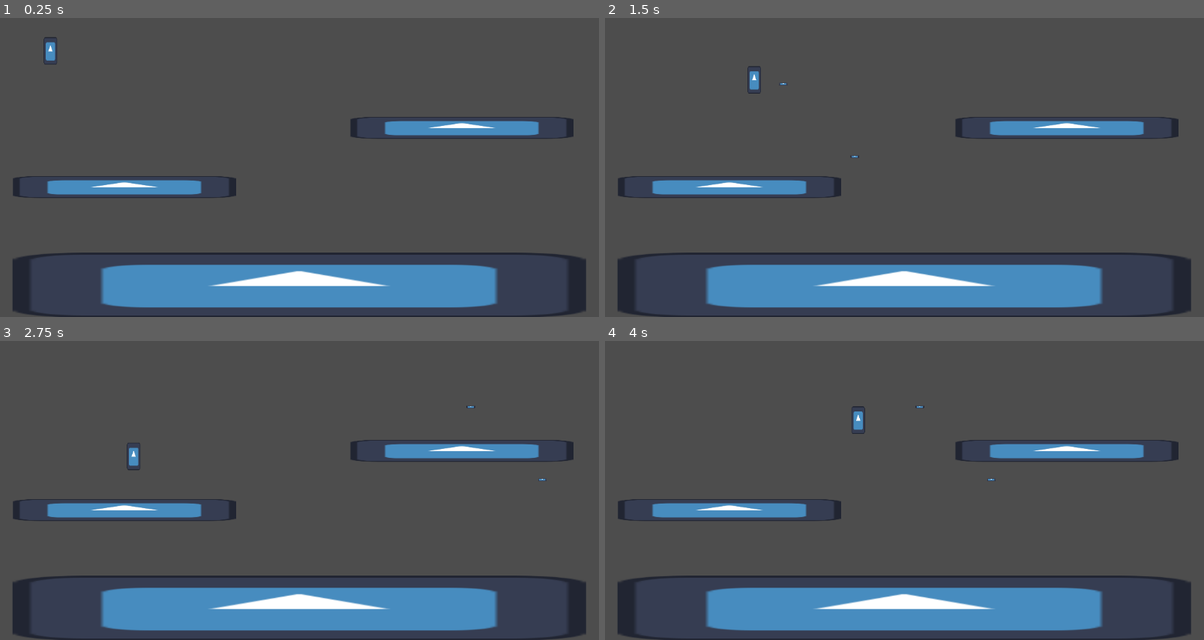
Above: before the commit, frames 1-4 (two rows, left to right).
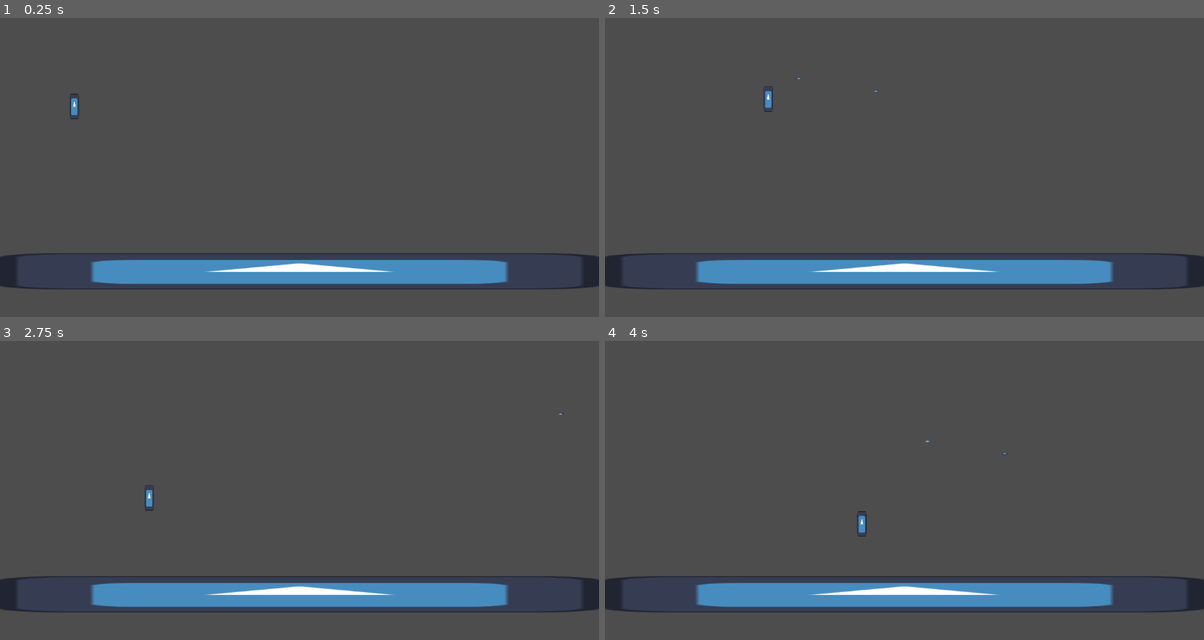
Above: after the commit, the same moments.

Repository: c-stev-en/BossRush2D
Game: Godot game, scene res://game_scene.tscn
Same seed, same stepped clock (60 frames per second), same inputs: the game is played once before the commit and once after it. Before the commit the project starts from res://2dplatformer.tscn. The engine's default icon, where the game draws it, is replaced by a stand-in: a white triangle on a blue panel in a dark square.
Inputs:
- Up to frame 1 (0.25 s): no input
- Up to frame 2 (1.5 s): tap Enter (ui_accept) at 0.5, 0.6 s; hold Right (ui_right) from 0.53 s (still down); tap Shift (ui_jump, bound only before the commit) at 0.77, 1.07 s; tap Z (ui_shoot) at 0.8, 1.35 s
- Up to frame 3 (2.75 s): tap Shift (ui_jump, bound only before the commit) at 1.52, 1.55, 1.82, 2.1 s; release Right (ui_right) at 2.03 s; hold Left (ui_left) from 2.03 s (still down); tap Enter (ui_accept) at 2.3 s
- Up to frame 4 (4 s): release Left (ui_left) at 2.78 s; hold Right (ui_right) from 2.78 s (still down); tap Enter (ui_accept) at 2.85 s; tap Shift (ui_jump, bound only before the commit) at 3.02, 3.32, 3.77, 3.8 s; tap Z (ui_shoot) at 3.05, 3.6 s

The runs differ from the first frame. In frame 1, 14% of the frame differs, in the area x 0-100%, y 6-100%; in frame 2, 14%; in frame 3, 14%; in frame 4, 14%, in the area x 0-100%, y 21-100%.

Commit message:
New stuff new 1st boss

Diff:
--- /dev/null
+++ b/BossScript.gd
@@ -0,0 +1,107 @@
+extends CharacterBody2D
+
+@onready var rng : RandomNumberGenerator = RandomNumberGenerator.new()
+@onready var speed : float = 100.0
+@onready var spin_speed : int = 220
+@onready var dir : int = 1
+@onready var value : int = 0
+@onready var bosstimer : Timer = $Timer
+@onready var Player : CharacterBody2D = get_tree().\
+	get_first_node_in_group("Player")
+@onready var bossWall_L : StaticBody2D = get_tree().\
+	get_first_node_in_group("bossWall_left")
+@onready var bossWall_R : StaticBody2D = get_tree().\
+	get_first_node_in_group("bossWall_right")
+@onready var spin : bool = false
+@onready var atk : bool = false
+@onready var waiter1 : bool = true
+var collider : Object
+var coll : bool
+var nodelay : bool = false
+var temp_playerpos : Vector2
+var temp_bosspos : int
+
+func _ready() -> void:
+	add_collision_exception_with(Player)
+	$AnimatedSprite2D.play("look")
+	$AnimatedSprite2D.flip_h = false
+	rng.seed = Time.get_ticks_msec()
+	bosstimer.start()
+
+func _physics_process(delta: float) -> void:
+	if (atk == false):
+		if !(spin):
+			velocity.x = dir * speed
+			coll = move_and_slide()
+		else:
+			global_position = global_position.move_toward(\
+				Vector2(temp_bosspos, 110), delta * spin_speed)
+			rotation -= 4 * delta
+			if (global_position.distance_to(\
+				Vector2(temp_bosspos, 110)) <= 8):
+				print("Val: ", value, ", Nodelay: ", nodelay, ", Spin: ", spin)
+				remove_collision_exception_with(bossWall_L)
+				remove_collision_exception_with(bossWall_R)
+				speed = 100.0
+				$AnimatedSprite2D.play("look")
+				print("timer start")
+				bosstimer.start()
+				spin = false
+
+		if (coll):
+			for i in get_slide_collision_count():
+				var collision := get_slide_collision(i)
+				collider = collision.get_collider()
+
+		if (position.y != 110 or rotation != 0) and !spin:
+			position.y = 110
+			rotation = 0
+
+		if is_on_wall() and ("bossWall" in collider.name) and !spin:
+			flip_dir()
+
+		#GET NEW RNG EVERY SECOND
+		if (Engine.get_process_frames() % 60 == 0 and !spin and nodelay):
+			if (waiter1):
+				value = rng.randi_range(0, 10)
+			if (value == 10 and !atk):
+				spin_atk(delta)
+				waiter1 = false
+				print("Attack call, waiter1 : ", waiter1)
+			print("newvalue: ", value)
+
+	if (atk == true):
+		if (global_position.distance_to(temp_playerpos) > 8):
+			global_position = global_position.move_toward(\
+			temp_playerpos, delta * spin_speed)
+
+			rotation += 4 * delta
+		if (global_position.distance_to(temp_playerpos) <= 8 and atk) :
+			await get_tree().create_timer(0.4, true, false, true).timeout
+			atk = false
+
+func flip_dir() -> void:
+	dir *= -1
+	$AnimatedSprite2D.flip_h = (dir < 0)
+	print(dir)
+
+func spin_atk(delta : float) -> void:
+	add_collision_exception_with(bossWall_L)
+	add_collision_exception_with(bossWall_R)
+	$AnimatedSprite2D.stop()
+	$AnimatedSprite2D.frame = 1
+	speed = 0.0
+	await get_tree().create_timer(1).timeout
+	spin = true
+	atk = true
+	value = 0
+	nodelay = false
+	temp_playerpos = Player.global_position
+	temp_bosspos = global_position.x
+	print("NO DELAY: ", nodelay)
+
+func _on_timer_timeout() -> void:
+	value = 0
+	nodelay = true
+	waiter1 = true
+	print("timer end, Nodelay: ", nodelay, ", waiter1: ", waiter1)
--- /dev/null
+++ b/Player.gd
@@ -0,0 +1,71 @@
+extends CharacterBody2D
+const bulletpath = preload("res://bullet.tscn")
+const SPEED : float = 180.0
+const JUMP_VELOCITY : float = -500.0
+var bulletpos : Vector2
+var jumpct : int = 1
+var dir
+var bulletct : int = 0
+signal bossHitt
+signal new_bullet(bullet_node : CharacterBody2D)
+
+func _physics_process(delta: float) -> void:
+	# Add the gravity.
+	if not is_on_floor():
+		velocity += get_gravity() * delta
+		if (jumpct == 2):
+			jumpct = 1
+	else:
+		jumpct = 2
+
+	# Handle jump.
+	if Input.is_action_just_pressed("ui_accept") and (jumpct > 0):
+		velocity.y = JUMP_VELOCITY
+
+	if Input.is_action_just_pressed("ui_shoot"):
+		bulletct = get_tree().get_nodes_in_group("BULLET").size()
+		print("bulletct: ", bulletct)
+		if (bulletct < 5):
+			shoot()
+
+	# Get the input direction and handle the movement/deceleration.
+	# As good practice, you should replace UI actions witwh custom gameplay actions.
+	var direction := Input.get_axis("ui_left", "ui_right")
+	if direction:
+		velocity.x = direction * SPEED
+	else:
+		velocity.x = move_toward(velocity.x, 0, SPEED)
+
+	#Set shooting direction upon change
+	if (Engine.get_process_frames() % 4 == 0):
+		if (direction == -1 and dir != -1):
+			dir = -1
+		if (direction == 1 and dir != 1):
+			dir = 1
+
+	# CHECK FOR COLLISION WITH BOSS WALLS
+	# CHECKS IF GROUND HAS SPRITE2D FOR COLLISION
+	for i in range(get_slide_collision_count()):
+		var collision_info = get_slide_collision(i)
+		if collision_info:
+			var collider = collision_info.get_collider()
+			if not collider or not (collider.has_node("Sprite2D") or collider.has_node("AnimatedSprite2D")):
+				add_collision_exception_with(collider)
+
+	move_and_slide()
+
+func shoot() -> void:
+	var bullet = bulletpath.instantiate()
+	if (dir == 1):
+		bulletpos = Vector2(30, 0)
+		bullet.vel = Vector2(1.5, 0)
+	else:
+		bulletpos = Vector2(-30, 0)
+		bullet.vel = Vector2(-1.5, 0)
+
+	get_parent().add_child(bullet)
+	bullet.boss_hit.connect(bossHit)
+	bullet.position = ($Sprite2D.global_position + bulletpos)
+
+func bossHit() -> void:
+	bossHitt.emit()
--- /dev/null
+++ b/Player.tscn
@@ -0,0 +1,18 @@
+[gd_scene load_steps=4 format=3 uid="uid://jh4k5u4riyhe"]
+
+[ext_resource type="Script" path="res://Player.gd" id="1_bafyl"]
+[ext_resource type="Texture2D" uid="uid://b818wwlo775xy" path="res://icon.svg" id="2_sur25"]
+
+[sub_resource type="RectangleShape2D" id="RectangleShape2D_yv5cg"]
+size = Vector2(2, 6)
+
+[node name="Player" type="CharacterBody2D"]
+scale = Vector2(8, 8)
+script = ExtResource("1_bafyl")
+
+[node name="Sprite2D" type="Sprite2D" parent="."]
+scale = Vector2(0.0166513, 0.047752)
+texture = ExtResource("2_sur25")
+
+[node name="CollisionShape2D" type="CollisionShape2D" parent="."]
+shape = SubResource("RectangleShape2D_yv5cg")
--- a/boss.tscn
+++ b/boss.tscn
@@ -1,16 +1,49 @@
-[gd_scene load_steps=4 format=3 uid="uid://da7w6ro8pg8ex"]
+[gd_scene load_steps=7 format=3 uid="uid://ct7x8pth26xu4"]
 
-[ext_resource type="Texture2D" uid="uid://bbmadjwe0qna5" path="res://circle.png" id="1_5rksc"]
-[ext_resource type="Script" path="res://boss.gd" id="1_fhtat"]
+[ext_resource type="Script" path="res://BossScript.gd" id="1_bi4a8"]
+[ext_resource type="Texture2D" uid="uid://ccx686hpt3yd5" path="res://Sprite/clownboss-wingup.png" id="2_6r17o"]
+[ext_resource type="Texture2D" uid="uid://butpgi2jka15m" path="res://Sprite/clownboss-wingmid.png" id="3_c5mt2"]
+[ext_resource type="Texture2D" uid="uid://4ahjp8rm7o7v" path="res://Sprite/clownboss-wingdown.png" id="4_vtn2a"]
 
-[sub_resource type="CircleShape2D" id="CircleShape2D_p3ywn"]
+[sub_resource type="SpriteFrames" id="SpriteFrames_1r4fp"]
+animations = [{
+"frames": [{
+"duration": 1.0,
+"texture": ExtResource("2_6r17o")
+}, {
+"duration": 1.0,
+"texture": ExtResource("3_c5mt2")
+}, {
+"duration": 1.0,
+"texture": ExtResource("4_vtn2a")
+}, {
+"duration": 1.0,
+"texture": ExtResource("3_c5mt2")
+}],
+"loop": true,
+"name": &"look",
+"speed": 5.0
+}]
 
-[node name="CharacterBody2D" type="CharacterBody2D"]
-script = ExtResource("1_fhtat")
+[sub_resource type="CircleShape2D" id="CircleShape2D_bu73v"]
+radius = 18.4266
 
-[node name="Sprite2D" type="Sprite2D" parent="."]
-scale = Vector2(0.0199172, 0.0198942)
-texture = ExtResource("1_5rksc")
+[node name="boss" type="CharacterBody2D"]
+script = ExtResource("1_bi4a8")
+
+[node name="AnimatedSprite2D" type="AnimatedSprite2D" parent="."]
+scale = Vector2(0.4, 0.4)
+sprite_frames = SubResource("SpriteFrames_1r4fp")
+animation = &"look"
 
 [node name="CollisionShape2D" type="CollisionShape2D" parent="."]
-shape = SubResource("CircleShape2D_p3ywn")
+position = Vector2(1, -2.98023e-08)
+rotation = -5.20457
+scale = Vector2(-4.51378, -4.81684)
+shape = SubResource("CircleShape2D_bu73v")
+
+[node name="Timer" type="Timer" parent="."]
+wait_time = 8.0
+one_shot = true
+
+[connection signal="timeout" from="Timer" to="." method="_on_timer_timeout"]
--- /dev/null
+++ b/bosshpbar.gd
@@ -0,0 +1,12 @@
+extends Sprite2D
+var scale_x : float = 1.00
+var bosshp : int = 100
+# Called when the node enters the scene tree for the first time.
+func _ready() -> void:
+	pass # Replace with function body.
+
+func _on_player_boss_hitt() -> void:
+	bosshp -= 1
+	scale_x = (bosshp * 0.01)
+	scale.x = scale_x
+	print("bosshp: ", bosshp)
--- /dev/null
+++ b/bosshpbar.tscn
@@ -0,0 +1,9 @@
+[gd_scene load_steps=3 format=3 uid="uid://chv1cau47ikrf"]
+
+[ext_resource type="Texture2D" uid="uid://bfsjut4e81ryk" path="res://Sprite/HPbar.png" id="1_x17gl"]
+[ext_resource type="Script" path="res://bosshpbar.gd" id="2_jfv5r"]
+
+[node name="BossHPBar" type="Sprite2D"]
+scale = Vector2(1, 0.4)
+texture = ExtResource("1_x17gl")
+script = ExtResource("2_jfv5r")
--- a/bullet.gd
+++ b/bullet.gd
@@ -1,19 +1,28 @@
 extends CharacterBody2D
 var vel : Vector2
+var CURRENTBULLETNODE : CharacterBody2D
+signal boss_hit
 
-func _ready():
-	$VisibleOnScreenNotifier2D.connect("screen_exited", Callable(self, "_scex()"))
-	add_to_group("BULLET")
+func _ready() -> void:
+	if not (is_in_group("BULLET")):
+		add_to_group("BULLET")
+	CURRENTBULLETNODE = get_node(".")
 
 func _physics_process(delta: float) -> void:
-	var coll_info = move_and_collide(vel * delta * 300)
+	var coll := move_and_collide(vel * delta * 300)
 
-	if (coll_info) : #dont allow collision
-		Destroy()
+	if (coll):
+		var coll_obj := coll.get_collider()
+		if (coll_obj.name == "boss"):
+			boss_hit.emit()
+			destroy()
+		elif ("bossWall" in coll_obj.name):
+			print("wall hit")
+			add_collision_exception_with(coll_obj)
+		else:
+			print("name: ", coll_obj.name)
+			destroy()
 
-func _scex():
-	Destroy()
-
-func Destroy():
+func destroy() -> void:
 	remove_from_group("BULLET")
 	queue_free()
--- a/bullet.tscn
+++ b/bullet.tscn
@@ -1,22 +1,20 @@
-[gd_scene load_steps=4 format=3 uid="uid://cv8e3s4ci75g1"]
+[gd_scene load_steps=4 format=3 uid="uid://b0h5v44j6gq5b"]
 
-[ext_resource type="Texture2D" uid="uid://b818wwlo775xy" path="res://icon.svg" id="1_20u2d"]
-[ext_resource type="Script" path="res://bullet.gd" id="1_xmlio"]
+[ext_resource type="Texture2D" uid="uid://b818wwlo775xy" path="res://icon.svg" id="1_5wgsa"]
+[ext_resource type="Script" path="res://bullet.gd" id="1_8vxrq"]
 
-[sub_resource type="RectangleShape2D" id="RectangleShape2D_dyj53"]
-size = Vector2(16, 4)
+[sub_resource type="RectangleShape2D" id="RectangleShape2D_kggjd"]
+size = Vector2(10, 4)
 
-[node name="CharacterBody2D" type="CharacterBody2D" groups=["BULLET"]]
-script = ExtResource("1_xmlio")
+[node name="bullet" type="CharacterBody2D" groups=["BULLET"]]
+script = ExtResource("1_8vxrq")
 
 [node name="Sprite2D" type="Sprite2D" parent="."]
-position = Vector2(0, -4.76837e-07)
-scale = Vector2(0.128906, 0.0390625)
-texture = ExtResource("1_20u2d")
+scale = Vector2(0.0848829, 0.0281304)
+texture = ExtResource("1_5wgsa")
 
-[node name="CollisionShape2D" type="CollisionShape2D" parent="Sprite2D"]
-position = Vector2(0, 1.2207e-05)
-scale = Vector2(7.75759, 25.6)
-shape = SubResource("RectangleShape2D_dyj53")
+[node name="CollisionShape2D" type="CollisionShape2D" parent="."]
+scale = Vector2(1.07207, 0.844709)
+shape = SubResource("RectangleShape2D_kggjd")
 
-[node name="VisibleOnScreenNotifier2D" type="VisibleOnScreenNotifier2D" parent="."]
+[connection signal="boss_hit" from="." to="Sprite2D" method="_on_bullet_boss_hit"]
--- /dev/null
+++ b/buttons.gd
@@ -0,0 +1,25 @@
+extends Control
+
+@onready var buttons : Control = $Buttons
+@onready var button : Control = $Button
+var lvl_instance : Object
+
+# Called when the node enters the scene tree for the first time.
+func _ready() -> void:
+	pass # Replace with function body.
+
+func unload_lvl():
+	if (is_instance_valid(lvl_instance)):
+		lvl_instance.queue_free()
+	lvl_instance = null
+
+func load_lvl(levelname : String):
+	unload_lvl()
+	var lvl_path : String = "res://%s.tscn" % levelname
+	var lvl_src := load(lvl_path)
+	if (lvl_src):
+		lvl_instance = lvl_src.instantiate()
+		add_child(lvl_instance)
+
+func _on_button_pressed() -> void:
+	load_lvl("lvl1")
--- /dev/null
+++ b/game_scene.gd
@@ -0,0 +1,12 @@
+extends Node2D
+
+@onready var boss = $boss
+@onready var player = $Player
+
+# Called when the node enters the scene tree for the first time.
+func _ready() -> void:
+	pass
+
+# Called every frame. 'delta' is the elapsed time since the previous frame.
+func _process(delta: float) -> void:
+	pass
--- /dev/null
+++ b/game_scene.tscn
@@ -0,0 +1,72 @@
+[gd_scene load_steps=9 format=3 uid="uid://dppqbu3s6q1kr"]
+
+[ext_resource type="Script" path="res://game_scene.gd" id="1_8piur"]
+[ext_resource type="PackedScene" uid="uid://jh4k5u4riyhe" path="res://Player.tscn" id="1_t2fl7"]
+[ext_resource type="Texture2D" uid="uid://b818wwlo775xy" path="res://icon.svg" id="2_85v2m"]
+[ext_resource type="PackedScene" uid="uid://ct7x8pth26xu4" path="res://boss.tscn" id="3_u8ley"]
+[ext_resource type="PackedScene" uid="uid://chv1cau47ikrf" path="res://bosshpbar.tscn" id="4_78gd5"]
+
+[sub_resource type="RectangleShape2D" id="RectangleShape2D_n71kq"]
+size = Vector2(101.513, 326.495)
+
+[sub_resource type="RectangleShape2D" id="RectangleShape2D_tr6r2"]
+size = Vector2(21, 659)
+
+[sub_resource type="RectangleShape2D" id="RectangleShape2D_0gek1"]
+size = Vector2(126.633, 121.17)
+
+[node name="GameScene" type="Node2D"]
+script = ExtResource("1_8piur")
+
+[node name="Camera2D" type="Camera2D" parent="."]
+position = Vector2(576, 324)
+
+[node name="BossHPBar" parent="." instance=ExtResource("4_78gd5")]
+position = Vector2(576, 10)
+
+[node name="bossWall_left" type="StaticBody2D" parent="."]
+
+[node name="CollisionShape2D" type="CollisionShape2D" parent="bossWall_left"]
+position = Vector2(100, 136)
+rotation = -3.14159
+scale = Vector2(0.156878, -0.834798)
+shape = SubResource("RectangleShape2D_n71kq")
+
+[node name="bossWall_right" type="StaticBody2D" parent="."]
+
+[node name="CollisionShape2D" type="CollisionShape2D" parent="bossWall_right"]
+position = Vector2(1054, 136)
+rotation = -3.14159
+scale = Vector2(0.156878, -0.834798)
+shape = SubResource("RectangleShape2D_n71kq")
+
+[node name="Sidewall_left" type="StaticBody2D" parent="."]
+
+[node name="CollisionShape2D" type="CollisionShape2D" parent="Sidewall_left"]
+position = Vector2(-12, 320)
+shape = SubResource("RectangleShape2D_tr6r2")
+
+[node name="Sidewall_right" type="StaticBody2D" parent="."]
+
+[node name="CollisionShape2D" type="CollisionShape2D" parent="Sidewall_right"]
+position = Vector2(1164, 320)
+shape = SubResource("RectangleShape2D_tr6r2")
+
+[node name="Platform" type="StaticBody2D" parent="."]
+position = Vector2(576, 560)
+scale = Vector2(9.05697, 0.551665)
+
+[node name="Sprite2D" type="Sprite2D" parent="Platform"]
+texture = ExtResource("2_85v2m")
+
+[node name="CollisionShape2D" type="CollisionShape2D" parent="Platform"]
+position = Vector2(0.0226288, -0.380341)
+shape = SubResource("RectangleShape2D_0gek1")
+
+[node name="boss" parent="." instance=ExtResource("3_u8ley")]
+position = Vector2(660, 110)
+
+[node name="Player" parent="." groups=["Player"] instance=ExtResource("1_t2fl7")]
+position = Vector2(143, 214)
+
+[connection signal="new_bullet" from="Player" to="boss" method="_on_player_new_bullet"]
--- a/project.godot
+++ b/project.godot
@@ -10,32 +10,19 @@
 
 [application]
 
-config/name="2DPlatformer1"
-run/main_scene="res://2dplatformer.tscn"
+config/name="2DBossRush"
+run/main_scene="res://game_scene.tscn"
 config/features=PackedStringArray("4.3", "Forward Plus")
 config/icon="res://icon.svg"
 
-[editor]
+[display]
 
-movie_writer/mjpeg_quality=1.0
-
-[global_group]
-
-BULLET=""
+window/size/resizable=false
 
 [input]
 
-ui_jump={
-"deadzone": 0.5,
-"events": [Object(InputEventKey,"resource_local_to_scene":false,"resource_name":"","device":0,"window_id":0,"alt_pressed":false,"shift_pressed":false,"ctrl_pressed":false,"meta_pressed":false,"pressed":false,"keycode":0,"physical_keycode":4194325,"key_label":0,"unicode":0,"location":0,"echo":false,"script":null)
-]
-}
 ui_shoot={
 "deadzone": 0.5,
 "events": [Object(InputEventKey,"resource_local_to_scene":false,"resource_name":"","device":0,"window_id":0,"alt_presse …(189 unchanged characters)…
 ]
 }
-
-[physics]
-
-2d/default_gravity=1000.0
--- /dev/null
+++ b/settings.gd
@@ -0,0 +1,11 @@
+extends Node2D
+
+@onready var label = $Label
+# Called when the node enters the scene tree for the first time.
+func _ready() -> void:
+	label.text = "Godot time baby"
+
+
+# Called every frame. 'delta' is the elapsed time since the previous frame.
+func _process(delta: float) -> void:
+	pass
